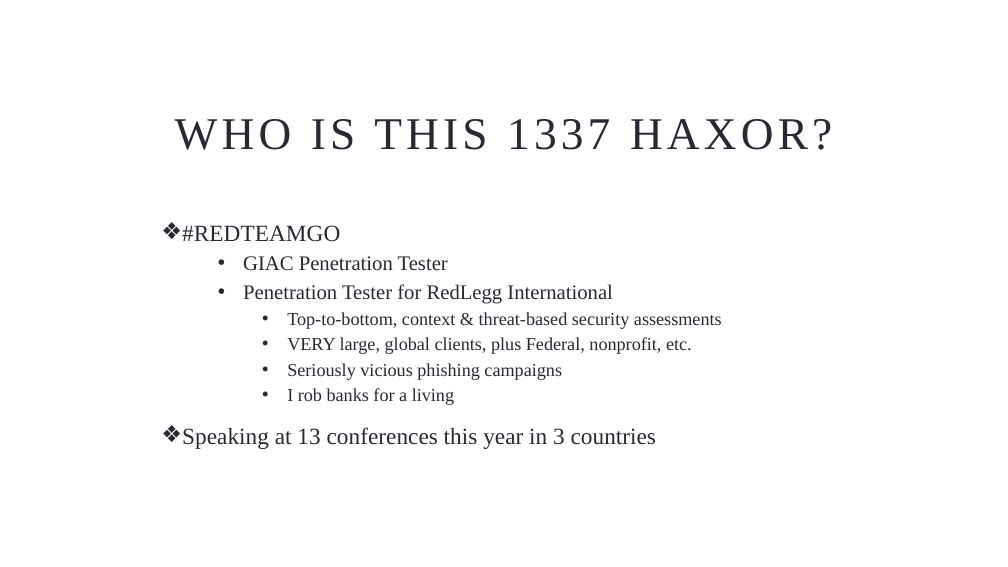
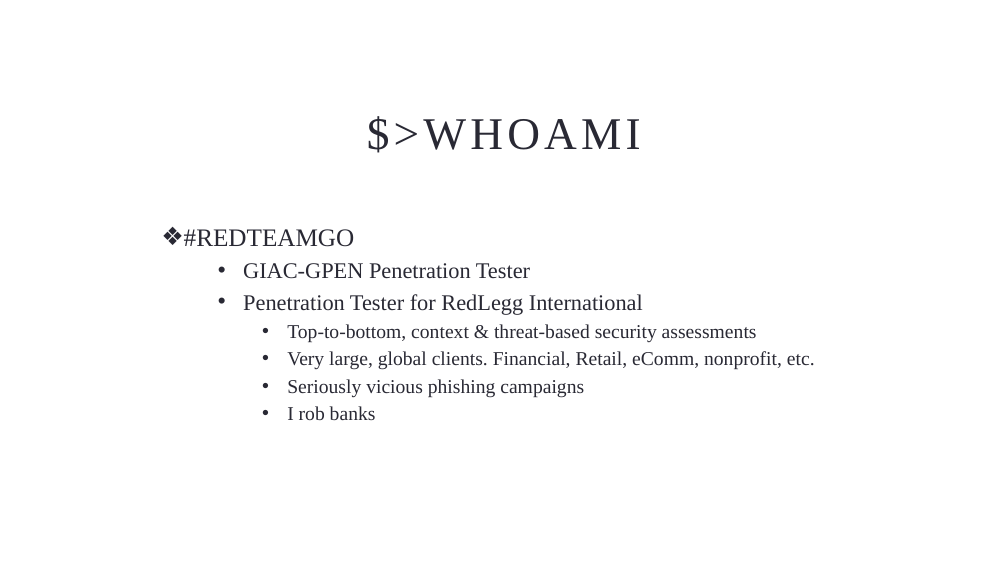
Before and after one commit to johnnyxmas/Talk_Decks, a slide deck: slide 2 of 2015/1993 BC Series/GET OFF MY LAN/1993 BC - Get Off My LAN (Hacking in the 90s)(FULL).pptx (slide 3 before the commit). Drawn at 1008x567 pixels with LibreOffice and Linux fonts; fonts in the diff are those of the drawing; background and template pictures are left out. Boxes give left, top, right and bottom in pixels: in the first picture for what was removed or moved away, otherwise in the second. Text is boxed around its words. In the diff, an @@ line names an element or a change of style, - is before the commit and + after.

```diff
--- a/2015/1993 BC Series/GET OFF MY LAN/1993 BC - Get Off My LAN (Hacking in the 90s)(FULL).pptx
+++ b/2015/1993 BC Series/GET OFF MY LAN/1993 BC - Get Off My LAN (Hacking in the 90s)(FULL).pptx
@@ title at [367,116,641,153]: text changed @@
-WHO IS THIS 1337 HAXOR?
+$>WHOAMI
@@ text at [184,229,757,398]: size 16.6 to 18 pt in "#REDTEAMGO"; size 14.8 to 16 pt in "Penetration Tester for RedLegg International"; size 12.9 to 14 pt in "Top-to-bottom, context & threat-based security assessments", "Seriously vicious phishing campaigns"; line spacing 1.4 to 1.5 @@
@@ text at [243,263,530,279]: text changed; size 14.8 to 16 pt @@
-  • GIAC Penetration Tester
+  • GIAC-GPEN Penetration Tester
@@ text at [287,351,815,370]: text changed; size 12.9 to 14 pt @@
-    • VERY large, global clients, plus Federal, nonprofit, etc.
+    • Very large, global clients. Financial, Retail, eComm, nonprofit, etc.
@@ text at [287,406,376,420]: text changed; size 16.6 to 14 pt @@
-    • I rob banks for a living
-❖ Speaking at 13 conferences this year in 3 countries
+    • I rob banks
```
Also in this commit, not shown: 14 other slides changed, 1 slide added, 1 slide removed, 5 other files.
